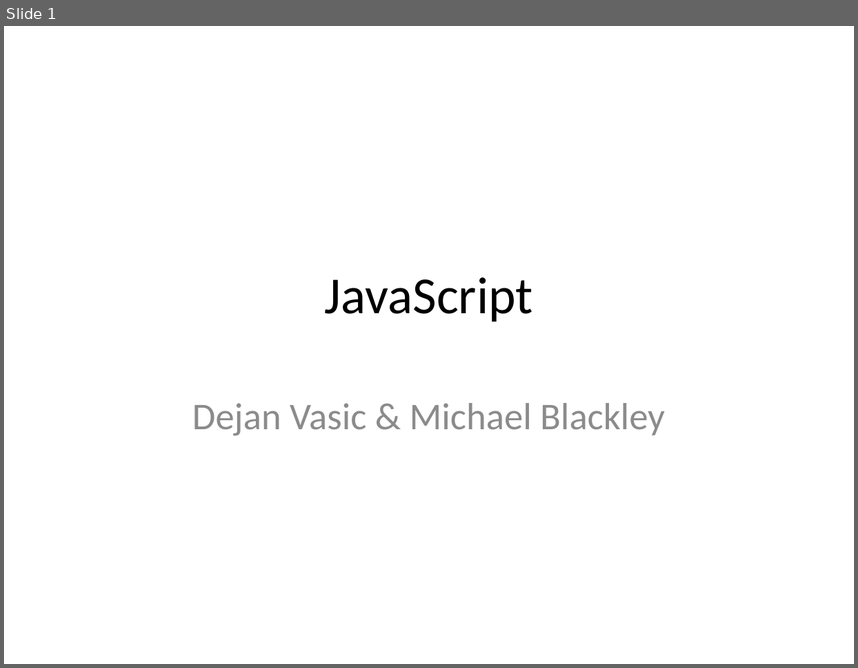
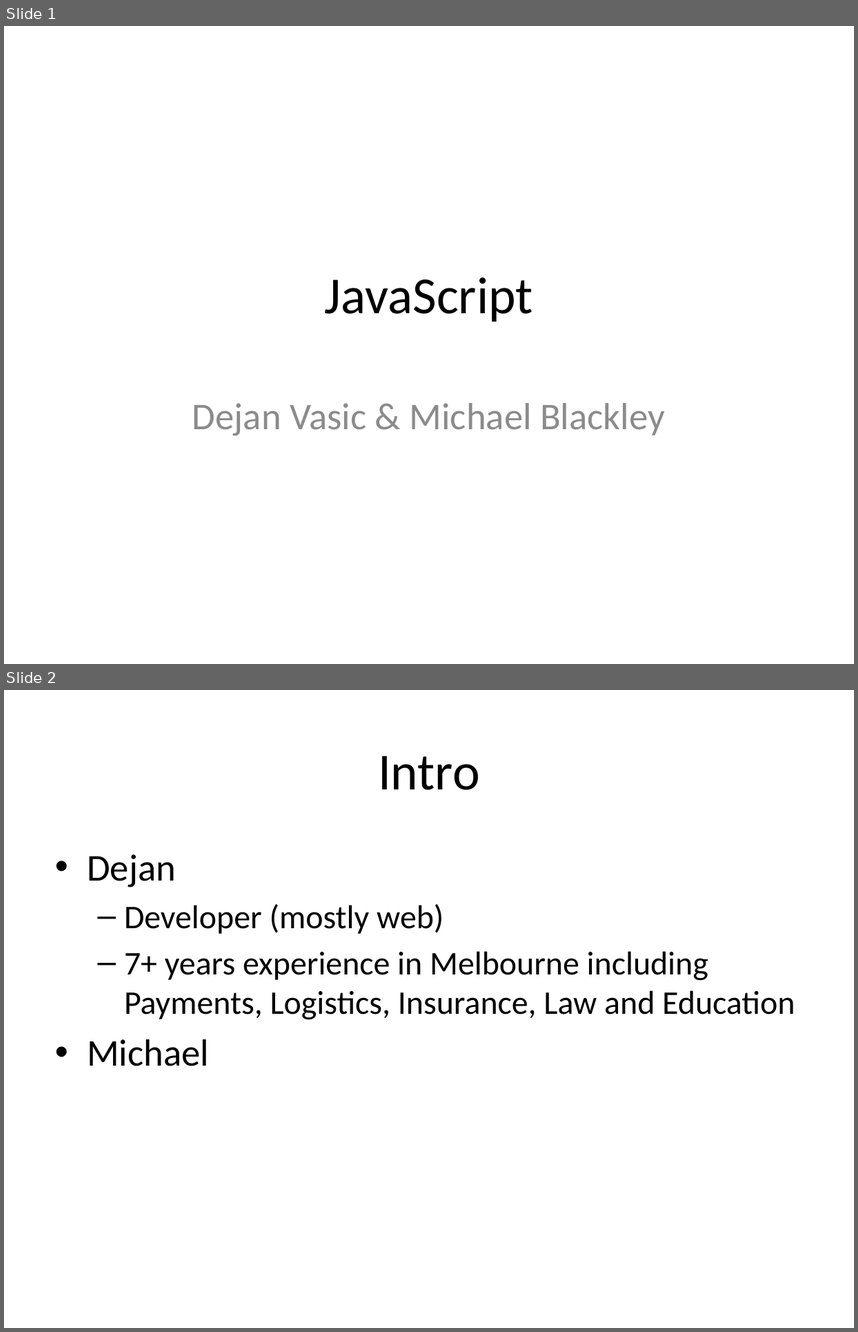
Before and after one commit to dejanvasic85/js-presentation, a slide deck: Introduction.pptx. Shown one above the other, each under a label of ours: slide 1 before the commit, slides 1 and 2 after it. The pictures are 858x668 and 858x1332 pixels, drawn with LibreOffice and Linux fonts; fonts in the diff are those of the drawing. Boxes give left, top, right and bottom in pixels: in the first picture for what was removed or moved away, otherwise in the second. Text is boxed around its words. In the diff, an @@ line names an element or a change of style, - is before the commit and + after.

Commit message:
Introduction presentation

```diff
--- a/Introduction.pptx
+++ b/Introduction.pptx
@@ slide 2 added at (4, 690, 854, 1328), background #FFFFFF @@
@@ title added at (378, 756, 480, 790), 44 pt, text #000000 @@
+Intro
@@ text added at (87, 854, 795, 1066), 28 pt, text #000000 @@
+• Dejan
+  – Developer (mostly web)
+  – 7+ years experience in Melbourne including Payments, Logistics, Insurance, Law and Education
+• Michael
```
Also in this commit, not shown: 3 other slides added, 1 slide removed.
